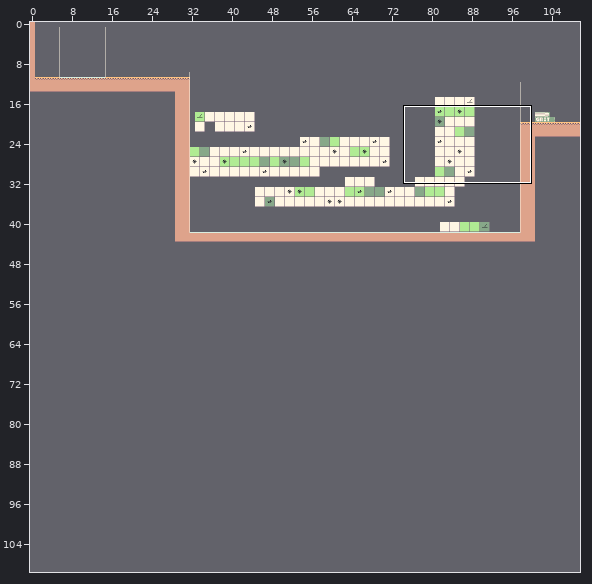
Tiled map -- content/tilemap/map.tmx. The first picture is a wide view before the edit; the outline marks the close-up.
Close-up. Old version:
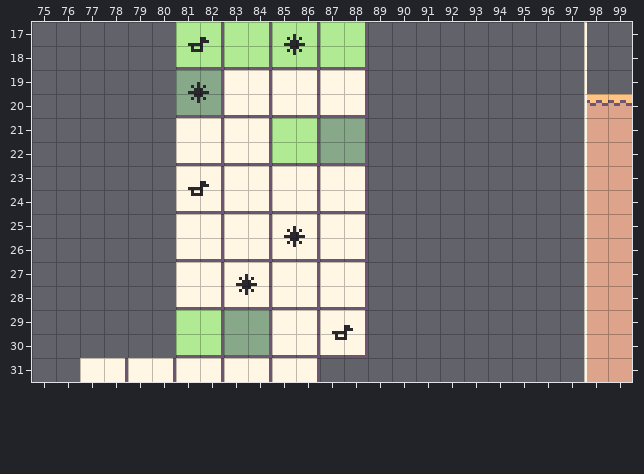
Cells are 8x8 px. Shown: x 75..99, y 17..31. The commit also changed other parts of the map, which this record leaves out.
The same view after the edit:
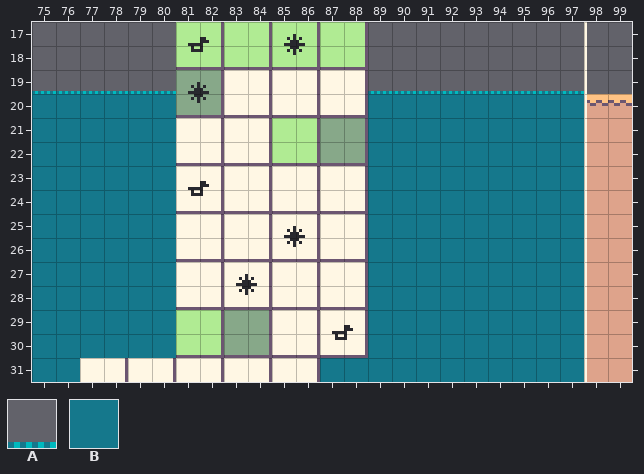
Key: from "panda_tileset": A 32, B 33.
_ is an empty cell.
Tiles of an added or newly shown layer are drawn over the layers below it.
Changes in this commit:
Layer "water" (now shown):
Tile A now appears in row 19 at x 75 to 80 and 89 to 97.
Tile B now appears in rows 20 to 30 at x 75 to 80 and 89 to 97; in row 31 at x 75 to 76 and 87 to 97.
Boxes around the changes in both close-ups, in picture pixels (x1, y1, x2, y2):
added: (32, 91, 176, 382)
added: (320, 91, 584, 382)
